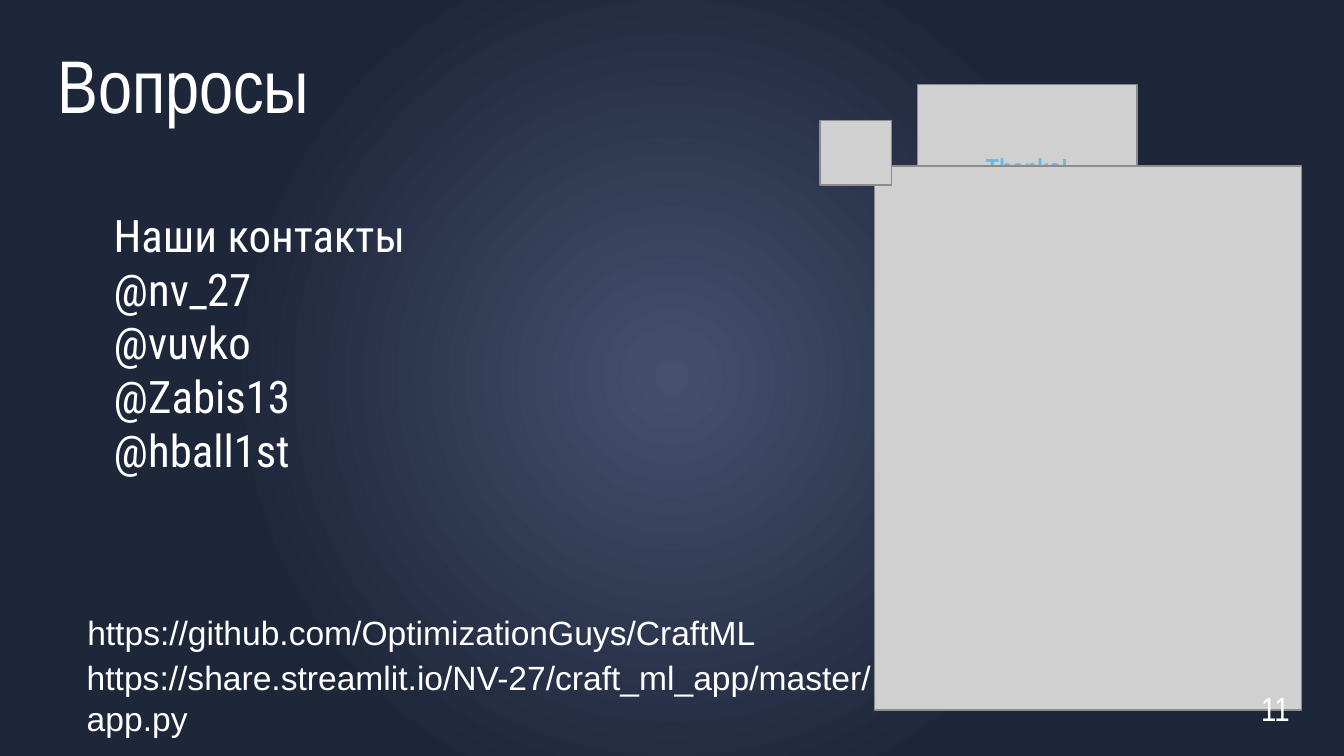
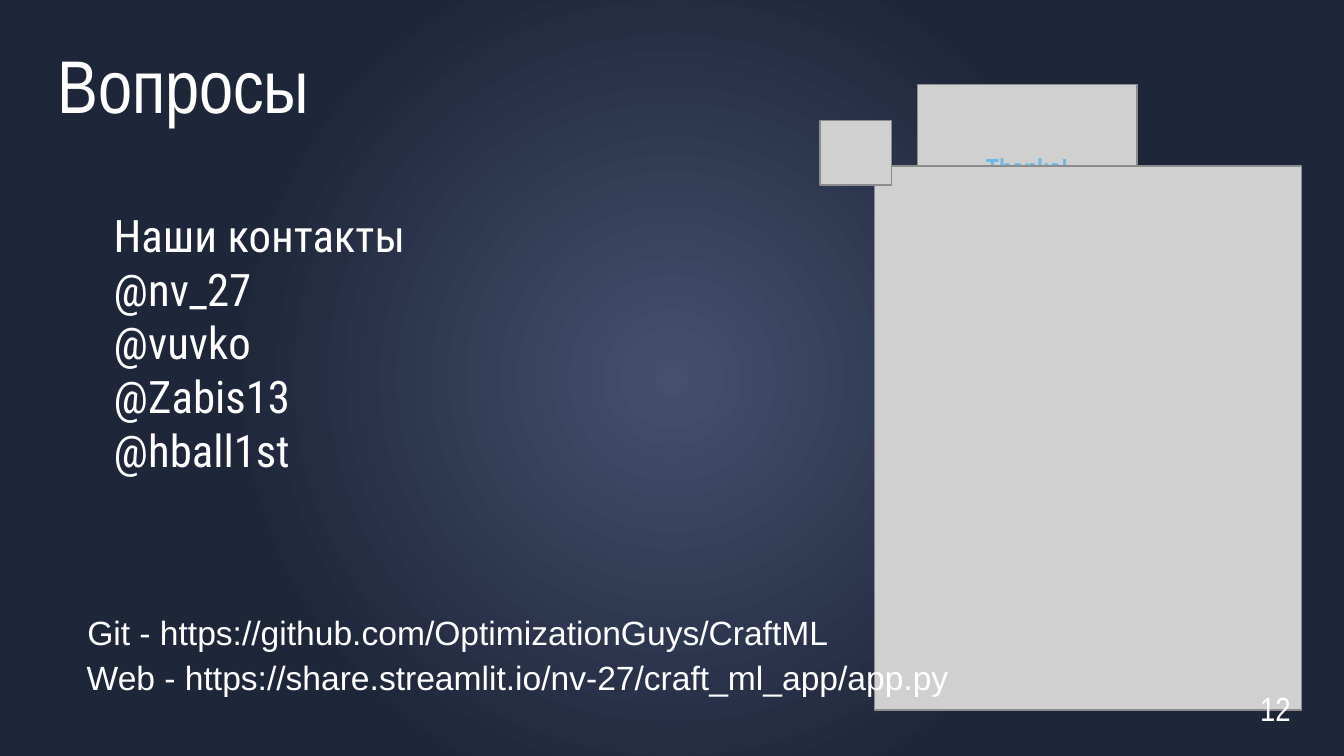
Before and after one commit to OptimizationGuys/CraftML, a slide deck: slide 12 of CraftML.odp (slide 11 before the commit). Drawn at 1344x756 pixels with LibreOffice and Linux fonts; fonts in the diff are those of the drawing; grey boxes stand for pictures. Boxes give left, top, right and bottom in pixels: in the first picture for what was removed or moved away, otherwise in the second. Text is boxed around its words. In the diff, an @@ line names an element or a change of style, - is before the commit and + after.

```diff
--- a/CraftML.odp
+++ b/CraftML.odp
@@ text at (87, 620, 828, 651): text changed @@
-https://github.com/OptimizationGuys/CraftML
+Git - https://github.com/OptimizationGuys/CraftML
@@ text at (87, 663, 948, 696): text changed @@
-https://share.streamlit.io/NV-27/craft_ml_app/master/app.py
+Web - https://share.streamlit.io/nv-27/craft_ml_app/app.py
@@ page number at (1260, 698, 1291, 727): text changed @@
-11
+12
```
Also in this commit, not shown: 1 other slide changed, 1 slide added, 1 other file.
